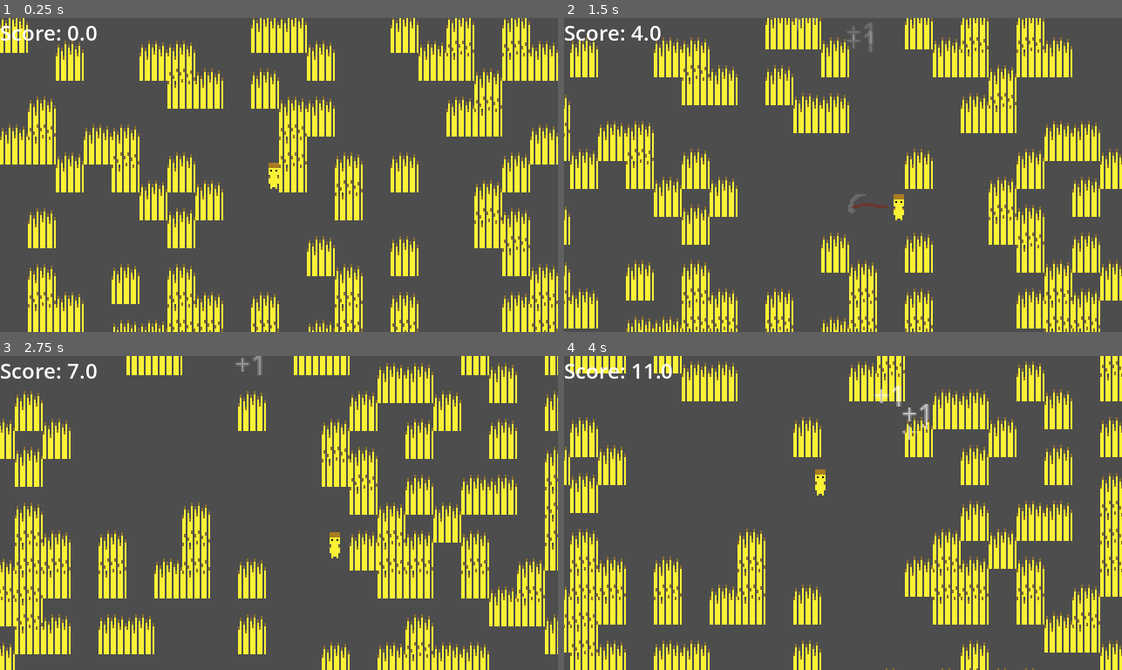
Above: before the commit, frames 1-4 (two rows, left to right).
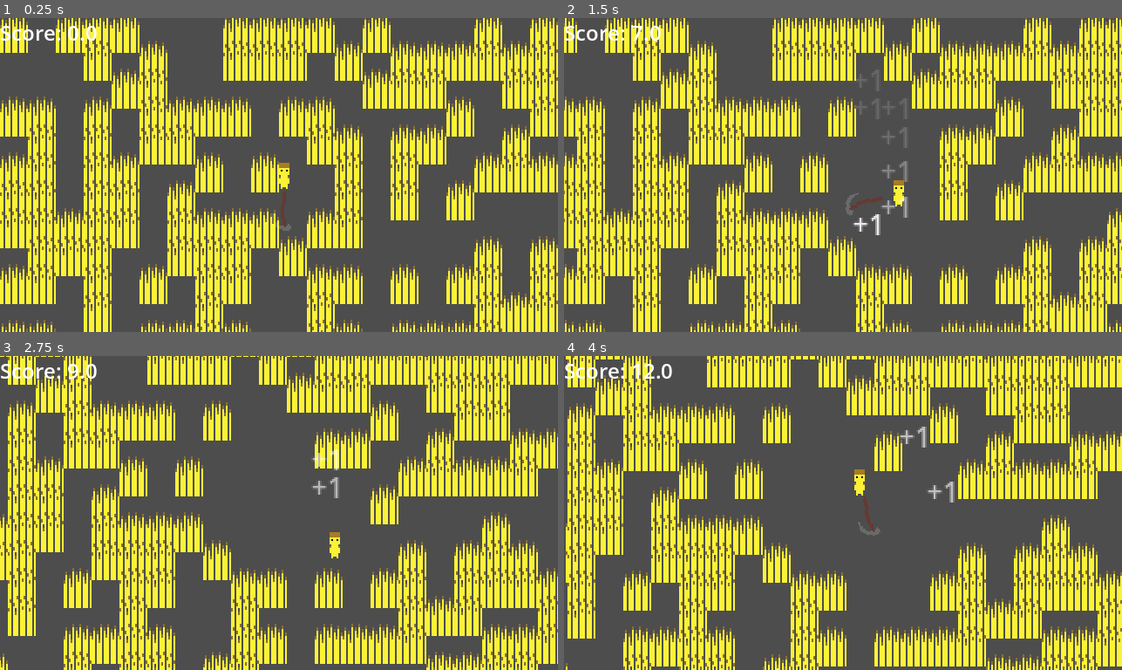
Above: after the commit, the same moments.

Repository: shuofsin/notsowingsimulator
Game: Godot game, scene res://Scenes/Worlds/test_world.tscn
The game is run twice, just before and just after one commit, with the same random seed, the same clock (stepped at 60 frames per second) and the same inputs.
Inputs (mouse positions are in pixels of both pictures, inside the frame that each line leads up to):
- Up to frame 1 (0.25 s): no input
- Up to frame 2 (1.5 s): tap Enter at 0.5 s; move the mouse to (965, 159) at 0.52 s; hold D (move_right) 0.53-1.28 s; click (965, 159) at 0.6 s; move the mouse to (731, 190) at 1.27 s; hold S (move_down) from 1.28 s (still down); click (731, 190) at 1.35 s
- Up to frame 3 (2.75 s): move the mouse to (334, 443) at 2.02 s; release S (move_down) at 2.03 s; hold D (move_right) from 2.03 s (still down); click (334, 443) at 2.1 s
- Up to frame 4 (4 s): move the mouse to (815, 575) at 2.77 s; release D (move_right) at 2.78 s; hold W (move_up) 2.78-3.53 s; click (815, 575) at 2.85 s; move the mouse to (1010, 560) at 3.52 s; hold A (move_left) from 3.53 s (still down); click (1010, 560) at 3.6 s

The runs differ from the first frame. In frame 1, 39% of the frame differs, in the area x 0-100%, y 0-100%; in frame 2, 37%; in frame 3, 38%; in frame 4, 45%.

Commit message:
Added more fun swining

Diff:
--- a/Scenes/Player/player.tscn
+++ b/Scenes/Player/player.tscn
@@ -15,7 +15,8 @@
 metadata/_custom_type_script = "uid://bpkeutr8qxy8f"
 
 [sub_resource type="CapsuleShape2D" id="CapsuleShape2D_mtuoh"]
-height = 28.0
+radius = 7.0
+height = 26.0
 
 [node name="Player" type="CharacterBody2D"]
 y_sort_enabled = true
@@ -36,14 +37,15 @@
 
 [node name="HitboxSmall" parent="." instance=ExtResource("3_xpcdj")]
 unique_name_in_owner = true
+rotation = 1.5707964
 attack = SubResource("Resource_htcer")
 
 [node name="DirectionalSwing" type="CollisionShape2D" parent="HitboxSmall"]
-position = Vector2(18, 0)
+position = Vector2(21, -9.1793913e-07)
 rotation = 1.5707964
 shape = SubResource("CapsuleShape2D_mtuoh")
 
 [node name="ToolSprite" type="Sprite2D" parent="HitboxSmall"]
 unique_name_in_owner = true
-position = Vector2(17, 0)
+position = Vector2(20, -8.742277e-07)
 texture = ExtResource("5_htcer")
--- a/Scripts/Environment/temp_tile_map.gd
+++ b/Scripts/Environment/temp_tile_map.gd
@@ -1,7 +1,7 @@
 extends TileMapLayer
 
-const WORLD_SIZE: int = 100
-const WORLD_DENSITY: int = 3
+const WORLD_SIZE: int = 200
+const WORLD_DENSITY: int = 2
 
 func _ready() -> void:
 	for i in randi_range(0, WORLD_SIZE):
@@ -11,7 +11,6 @@
 
 	var block_scene: PackedScene = preload("res://Scenes/Environment/temp_block.tscn")
 	for pos in get_used_cells():
-		print(map_to_local(pos))
 		var new_block: Node2D = block_scene.instantiate()
 		new_block.global_position = map_to_local(pos)
 		get_parent().add_child.call_deferred(new_block)
--- a/Scripts/GUI/points.gd
+++ b/Scripts/GUI/points.gd
@@ -3,6 +3,6 @@
 func _ready() -> void:
 	var tween = create_tween()
 	tween.set_parallel(true)
-	tween.tween_property(self, "position:y", -10, 1.0)
+	tween.tween_property(self, "global_position:y", global_position.y - 25, 1.0)
 	tween.tween_property(self, "modulate:a", 0, 1.0)
 	tween.finished.connect(queue_free)
--- a/Scripts/Player/player.gd
+++ b/Scripts/Player/player.gd
@@ -1,31 +1,52 @@
 extends CharacterBody2D
 class_name Player
 
-var speed: float = 100.0
-var TOTAL_SWING_TIME: float = 0.3
-var swing_timer: float
+var speed: float = 50.0
+var TOTAL_SWING_TIME: float = 0.4
+var swing_number: int = 0
+var MAX_SWINGS: int = 3
 var is_swinging: bool = false
+var swing_reset_timer: float
+var SWING_RESET_TIME: float = 0.2
 @onready var hitbox_small: HitboxComponent = %HitboxSmall
 @onready var tool_sprite: Sprite2D = %ToolSprite
 
 
 func _process(_delta: float) -> void:
-	if !is_swinging: hitbox_small.rotation = global_position.direction_to(get_global_mouse_position()).angle()
-	tool_sprite.visible = is_swinging
-	if Input.is_action_just_pressed("use"):
-		hitbox_small.disable(false)
-		swing_timer = TOTAL_SWING_TIME
-		is_swinging = true
-
-	pass
+	if Input.is_action_just_pressed("use") and !is_swinging:
+		_swing()
 
 func _physics_process(delta: float) -> void:
 	var direction = Input.get_vector("move_left", "move_right", "move_up", "move_down")
 	velocity = direction * speed
 
-	swing_timer -= delta
-	if is_swinging && swing_timer <= 0:
-		hitbox_small.disable()
-		is_swinging = false
+	swing_reset_timer -= delta
+	if !is_swinging && swing_reset_timer <= 0:
+		swing_number = 0
 
 	move_and_slide()
+
+func _swing() -> void:
+	swing_number += 1
+	hitbox_small.rotation = global_position.direction_to(get_global_mouse_position()).angle() - (PI/4 * (-1 if swing_number % 2 == 0 else 1))
+	hitbox_small.disable(false)
+	tool_sprite.visible = true
+	if swing_number % 2 == 0:
+		tool_sprite.flip_v = true
+	else:
+		tool_sprite.flip_v = false
+
+	is_swinging = true
+	var swing_tween = create_tween()
+	swing_tween.finished.connect(_stop_swinging)
+	if swing_number % 3 == 0:
+		swing_tween.tween_property(hitbox_small, "rotation", hitbox_small.rotation + 2*PI, TOTAL_SWING_TIME * 1.5)
+		return
+	swing_tween.tween_property(hitbox_small, "rotation", hitbox_small.rotation + (PI/2 * (-1 if swing_number % 2 == 0 else 1)), TOTAL_SWING_TIME)
+
+
+func _stop_swinging() -> void:
+	hitbox_small.disable()
+	tool_sprite.visible = false
+	is_swinging = false
+	swing_reset_timer = SWING_RESET_TIME
